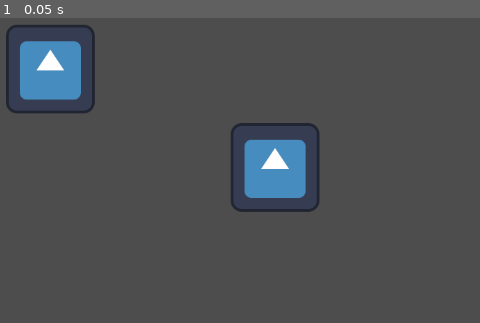
Above: before the commit, frame 1.
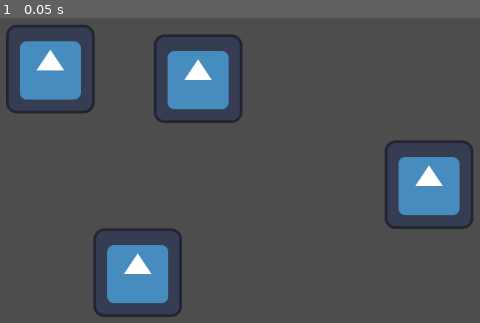
Above: after the commit, the same moment.

Repository: kkffcc123/tpd
Game: Godot game, scene res://node_2d.tscn
Two runs of this game, one before a commit and one after it. Both use one fixed random seed, a clock stepped at 60 frames per second and the inputs below. The project has no main scene, so this scene is started directly. The engine's default icon, where the game draws it, is replaced by a stand-in: a white triangle on a blue panel in a dark square.
Inputs:
- Up to frame 1 (0.05 s): no input

The runs differ from the first frame. In frame 1, 12% of the frame differs, in the area x 19-99%, y 5-99%.

Commit message:
add iconx4

Diff:
--- a/node_2d.tscn
+++ b/node_2d.tscn
@@ -9,5 +9,13 @@
 texture = ExtResource("1_o3h0v")
 
 [node name="Icon2" type="Sprite2D" parent="."]
-position = Vector2(411, 233)
+position = Vector2(300, 105)
 texture = ExtResource("1_o3h0v")
+
+[node name="Icon3" type="Sprite2D" parent="."]
+position = Vector2(213, 385)
+texture = ExtResource("1_o3h0v")
+
+[node name="Icon4" type="Sprite2D" parent="."]
+position = Vector2(633, 258)
+texture = ExtResource("1_o3h0v")
